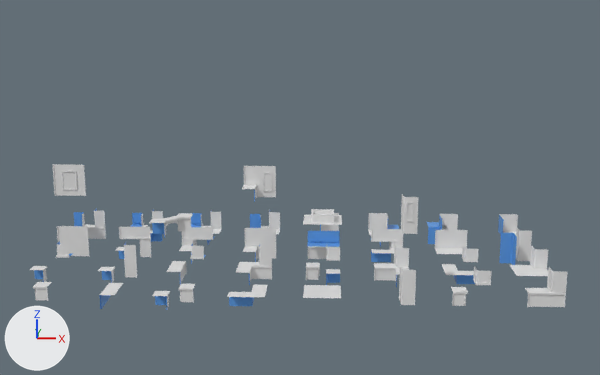
Two versions of the Blender file Blender/HouseTileSet.blend, one commit apart.
Camera for both pictures: a 50 mm lens placed at (8.17, -21.2, 7.58), pointed at (7.3, 2.88, 2.11). Lighting does not change. The marker at lower left points along +X, +Y and +Z.
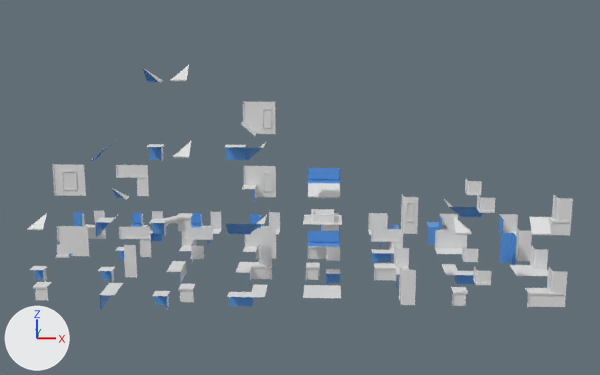
Where the change shows, as pixel boxes [x1, y1, x2, y2] in the pictures (600 x 375 px):
'Cube_19_2', added: after [529, 195, 573, 236]
'Cube_55_3', added: after [241, 102, 275, 137]
'Cube_60_2', added: after [307, 168, 340, 198]
'Cube_53_2', added: after [112, 165, 149, 201]
'Cube_30_2', added: after [444, 179, 482, 217]
'Cube_18_2', added: after [454, 194, 495, 235]
'Cube_7_3', added: after [225, 142, 266, 160]
'Cube_5_3', added: after [146, 141, 191, 162]
'Cube_7_2', added: after [226, 215, 267, 235]
'Cube_5_4', added: after [143, 65, 189, 83]
'Cube_3_2', added: after [95, 215, 118, 237]
'Cube_1_2', added: after [27, 213, 47, 230]

Diff of the bpy script that builds the scene:
```diff
--- a/Blender/HouseTileSet.blend.py
+++ b/Blender/HouseTileSet.blend.py
@@ mat_material_001 @@
+mat_material_001 = bpy.data.materials.new('Material.001')
+# nodes: BsdfPrincipled, MixShader, NewGeometry, OutputMaterial
+# colours: blue #5d9ee7
@@ ob_cube_60_2 @@
+ob_cube_60_2 = bpy.data.objects.new('Cube_60_2', me_cube_139)  # 48 vertices, 30 faces; spans x -0.5..0.5, y -0.5..0.5, z -0.5..0.5
+ob_cube_60_2.location = (8.0, 4.0, 2.0)
@@ ob_cube_53_2 @@
+ob_cube_53_2 = bpy.data.objects.new('Cube_53_2', me_cube_135)  # 68 vertices, 51 faces; spans x -0.5..0.5, y -0.5..0.5, z -0.5..0.5
+ob_cube_53_2.location = (2.0, 4.0, 2.0)
@@ ob_cube_55_3 @@
+ob_cube_55_3 = bpy.data.objects.new('Cube_55_3', me_cube_133)  # 58 vertices, 48 faces; spans x -0.5..0.5, y -0.5..0.125, z -0.5..0.5
+ob_cube_55_3.location = (6.0, 4.0, 4.0)
@@ ob_cube_30_2 @@
+ob_cube_30_2 = bpy.data.objects.new('Cube_30_2', me_cube_130)  # 60 vertices, 41 faces; spans x -0.5..0.5, y -0.5..0.5, z -0.5..0.5
+ob_cube_30_2.location = (12.0, 2.0, 2.0)
@@ ob_cube_18_2 @@
+ob_cube_18_2 = bpy.data.objects.new('Cube_18_2', me_cube_128)  # 58 vertices, 40 faces; spans x -0.5..0.5, y 0.075..0.5, z -0.5..0.5
+ob_cube_18_2.location = (12.0, 0.0, 2.0)
@@ ob_cube_19_2 @@
+ob_cube_19_2 = bpy.data.objects.new('Cube_19_2', me_cube_126)  # 56 vertices, 38 faces; spans x -0.5..0.5, y 0.075..0.5, z -0.5..0.5
+ob_cube_19_2.location = (14.0, 0.0, 2.0)
@@ ob_cube_7_3 @@
+ob_cube_7_3 = bpy.data.objects.new('Cube_7_3', me_cube_121)  # 36 vertices, 27 faces; spans x -0.5..0.5, y -0.5..0.5, z -0.5..-0.1
+ob_cube_7_3.location = (6.0, 0.0, 4.0)
@@ ob_cube_7_2 @@
+ob_cube_7_2 = bpy.data.objects.new('Cube_7_2', me_cube_120)  # 18 vertices, 10 faces; spans x -0.5..0.5, y -0.5..0.5, z -0.5..-0.1
+ob_cube_7_2.location = (6.0, 0.0, 2.0)
@@ ob_cube_5_4 @@
+ob_cube_5_4 = bpy.data.objects.new('Cube_5_4', me_cube_118)  # 32 vertices, 20 faces; spans x -0.5..0.5, y -0.5..0.5, z -0.5..-0.1
+ob_cube_5_4.location = (4.0, 0.0, 6.0)
@@ ob_cube_5_3 @@
+ob_cube_5_3 = bpy.data.objects.new('Cube_5_3', me_cube_116)  # 54 vertices, 40 faces; spans x -0.5..0.5, y -0.5..0.5, z -0.5..-0.1
+ob_cube_5_3.location = (4.0, 0.0, 4.0)
@@ ob_cube_3_2 @@
+ob_cube_3_2 = bpy.data.objects.new('Cube_3_2', me_cube_111)  # 30 vertices, 22 faces; spans x 0.075..0.5, y -0.5..0.5, z -0.5..-0.1
+ob_cube_3_2.location = (2.0, 0.0, 2.0)
@@ ob_cube_1_2 @@
+ob_cube_1_2 = bpy.data.objects.new('Cube_1_2', me_cube_110)  # 16 vertices, 10 faces; spans x 0.075..0.5, y 0.075..0.5, z -0.5..-0.1
+ob_cube_1_2.location = (0.0, 0.0, 2.0)
```
